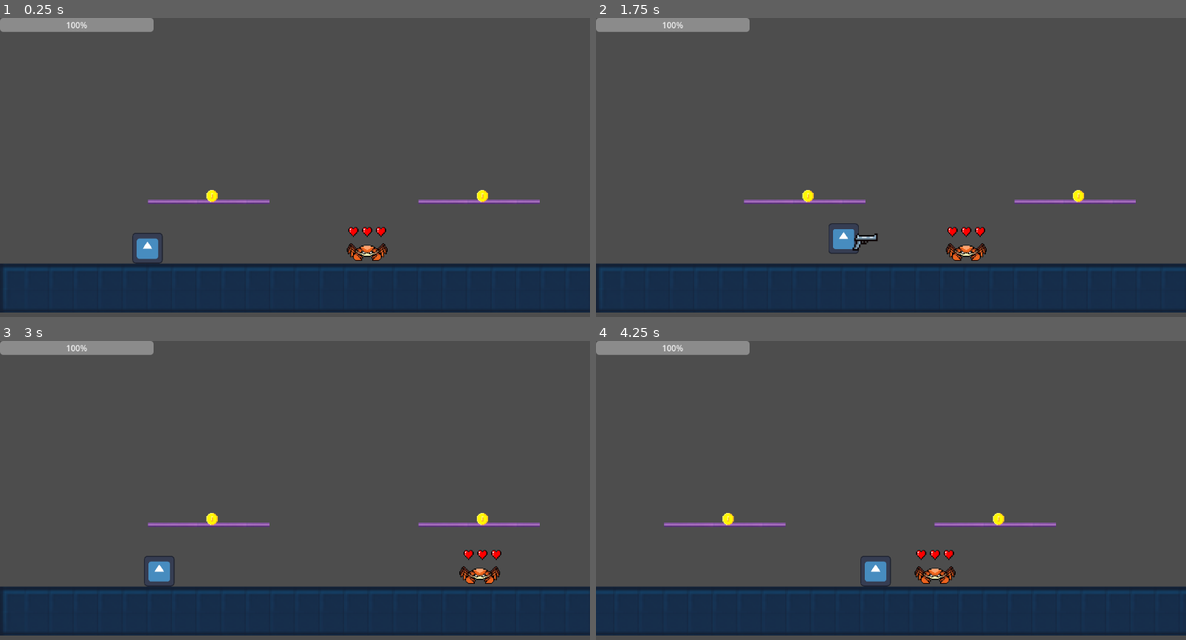
Above: before the commit, frames 1-4 (two rows, left to right).
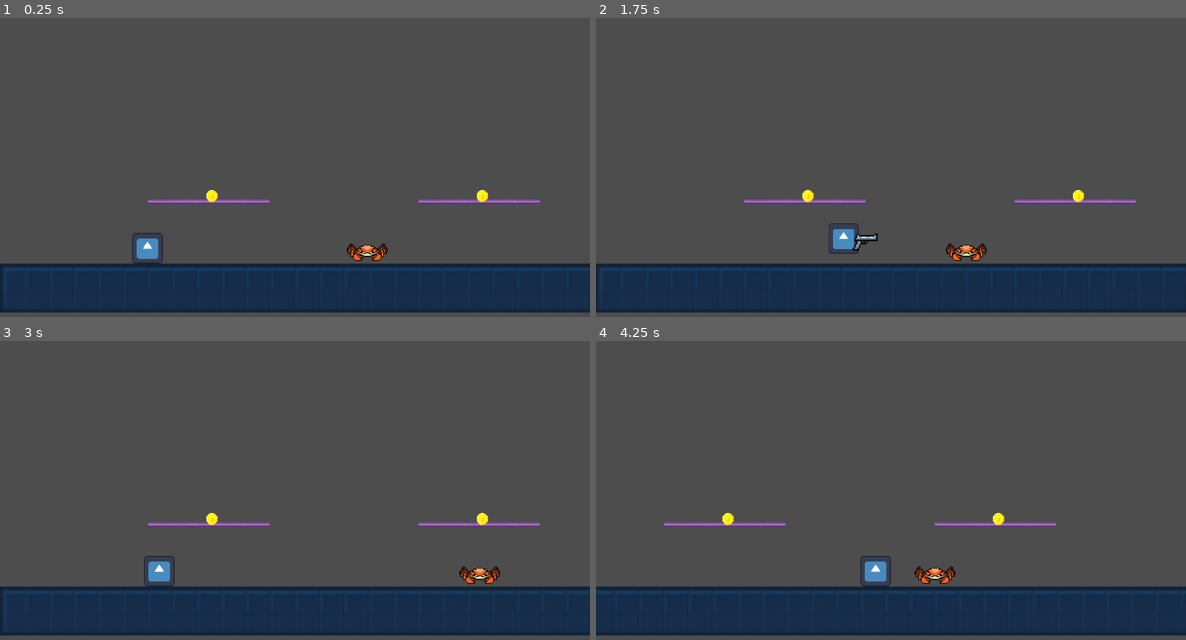
Above: after the commit, the same moments.

Repository: kartikeydino/Github_Project_Final_Prototype
Game: Godot game, scene res://scenes/game.tscn
The game is run twice, just before and just after one commit, with the same random seed, the same clock (stepped at 60 frames per second) and the same inputs. The engine's default icon, where the game draws it, is replaced by a stand-in: a white triangle on a blue panel in a dark square.
Inputs (mouse positions are in pixels of both pictures, inside the frame that each line leads up to):
- Up to frame 1 (0.25 s): no input
- Up to frame 2 (1.75 s): move the mouse to (1020, 167) at 0.52 s; hold Right (right) from 0.53 s (still down); tap E (e) at 0.6, 1.55 s; tap Up (jump) at 0.77, 1.52 s; move the mouse to (773, 200) at 1.27 s; tap C (chat) at 1.35 s
- Up to frame 3 (3 s): move the mouse to (354, 433) at 2.02 s; release Right (right) at 2.03 s; hold Left (left) 2.03-2.78 s; tap E (e) at 2.1 s; move the mouse to (265, 574) at 2.77 s; hold Right (right) from 2.78 s (still down); click (265, 574) at 2.85 s
- Up to frame 4 (4.25 s): keep holding Right (right); tap Up (jump) at 3.02, 3.77 s; tap E (e) at 3.05, 3.6 s; move the mouse to (1068, 556) at 3.52 s

The runs differ from the first frame. In frame 1, 1.3% of the frame differs, in the area x 0-66%, y 0-74%; in frame 2, 1.3%; in frame 3, 1.3%; in frame 4, 1.3%, in the area x 0-61%, y 0-74%.
Error before the commit: Invalid call. Nonexistent function 'set_text' in base 'ProgressBar'. (res://scenes/health_bar.gd:21)

Commit message:
Revert "um"
This reverts commit ef21f33225c1470b1d7345f8a282de6bb990261b.

Diff:
--- a/scenes/cutscene_1_2.tscn
+++ b/scenes/cutscene_1_2.tscn
@@ -44,9 +44,9 @@
 
 [sub_resource type="Curve2D" id="Curve2D_05kct"]
 _data = {
-"points": PackedVector2Array(0, 0, 0, 0, 10, 42, 0, 0, 0, 0, 353, 42, 0, 0, 0, 0, 11, 75)
+"points": PackedVector2Array(0, 0, 0, 0, 10, 42, 0, 0, 0, 0, 353, 42)
 }
-point_count = 3
+point_count = 2
 
 [node name="cutscene1-2" type="Node2D"]
 script = ExtResource("1_rdbo2")
@@ -69,7 +69,7 @@
 shape = SubResource("RectangleShape2D_gujog")
 
 [node name="Path2D" type="Path2D" parent="."]
-position = Vector2(0, 3)
+position = Vector2(0, 64)
 curve = SubResource("Curve2D_05kct")
 
 [node name="PathFollow2D" type="PathFollow2D" parent="Path2D"]
--- a/scenes/enemy.tscn
+++ b/scenes/enemy.tscn
@@ -1,9 +1,8 @@
-[gd_scene load_steps=8 format=3 uid="uid://oj54owqlopb8"]
+[gd_scene load_steps=7 format=3 uid="uid://oj54owqlopb8"]
 
 [ext_resource type="Script" path="res://scripts/enemy.gd" id="1_2qek6"]
 [ext_resource type="Texture2D" uid="uid://yoyupne2pv0x" path="res://images/crab.png" id="1_4muf3"]
 [ext_resource type="PackedScene" uid="uid://bjg0runvudcxx" path="res://scenes/killzone.tscn" id="3_lmrln"]
-[ext_resource type="Texture2D" uid="uid://b1laplh8xowtr" path="res://images/hwaet.png" id="4_2xerl"]
 
 [sub_resource type="CapsuleShape2D" id="CapsuleShape2D_jb1pp"]
 
@@ -23,7 +22,7 @@
 scale = Vector2(0.04, 0.04)
 texture = ExtResource("1_4muf3")
 
-[node name="HitArea" type="CollisionShape2D" parent="."]
+[node name="CollisionShape2D" type="CollisionShape2D" parent="."]
 rotation = 1.5708
 shape = SubResource("CapsuleShape2D_jb1pp")
 
@@ -38,22 +37,5 @@
 rotation = 1.5708
 shape = SubResource("CapsuleShape2D_lm5a2")
 
-[node name="hearts" type="Node2D" parent="."]
-
-[node name="heart1" type="Sprite2D" parent="hearts"]
-position = Vector2(10.5882, -14.1176)
-scale = Vector2(0.03, 0.03)
-texture = ExtResource("4_2xerl")
-
-[node name="heart2" type="Sprite2D" parent="hearts"]
-position = Vector2(-7.10543e-15, -14.1176)
-scale = Vector2(0.03, 0.03)
-texture = ExtResource("4_2xerl")
-
-[node name="heart3" type="Sprite2D" parent="hearts"]
-position = Vector2(-10.5882, -14.1176)
-scale = Vector2(0.03, 0.03)
-texture = ExtResource("4_2xerl")
-
 [connection signal="body_entered" from="Area2D" to="." method="_on_area_2d_body_entered"]
 [connection signal="body_exited" from="Area2D" to="." method="_on_area_2d_body_exited"]
--- a/scenes/game.gd
+++ /dev/null
@@ -1,16 +0,0 @@
-extends Node2D
-
-# 1. Use the correct paths to your Player and HealthBar nodes.
-# Please adjust these paths if your node names or hierarchy are different!
-@onready var player_node = $Player
-@onready var health_bar_ui = $CanvasLayer/HealthBar
-
-func _ready():
-	# Crucially, check if the nodes were successfully found before calling functions on them.
-	if is_instance_valid(player_node) and is_instance_valid(health_bar_ui):
-		# 2. Call the setup function defined in health_bar.gd
-		health_bar_ui.initialize_bar(player_node)
-	else:
-		# This will print an error if the paths are wrong or nodes are missing
-		# which helps debugging!
-		print("ERROR: Could not find Player node or HealthBar UI node in the scene tree.")
--- a/scenes/game.tscn
+++ b/scenes/game.tscn
@@ -1,11 +1,9 @@
-[gd_scene load_steps=10 format=3 uid="uid://7y3nggd3g2wp"]
+[gd_scene load_steps=8 format=3 uid="uid://7y3nggd3g2wp"]
 
-[ext_resource type="Script" path="res://scenes/game.gd" id="1_kt3jf"]
 [ext_resource type="PackedScene" uid="uid://ctojtks6xfkq2" path="res://scenes/level_1.tscn" id="2_io8us"]
 [ext_resource type="PackedScene" uid="uid://lnwsvasuetke" path="res://scenes/player.tscn" id="2_stp4v"]
 [ext_resource type="PackedScene" uid="uid://cbg6da4heteqc" path="res://scenes/level_2.tscn" id="3_w7pmj"]
 [ext_resource type="PackedScene" uid="uid://dw68ml82g4owk" path="res://scenes/level_3.tscn" id="4_4gnmx"]
-[ext_resource type="PackedScene" uid="uid://byr7pn5utuvva" path="res://scenes/health_bar.tscn" id="6_42h0s"]
 
 [sub_resource type="RectangleShape2D" id="RectangleShape2D_qt20y"]
 size = Vector2(20, 238)
@@ -17,7 +15,6 @@
 size = Vector2(30.5, 237)
 
 [node name="game" type="Node2D"]
-script = ExtResource("1_kt3jf")
 
 [node name="Player" parent="." instance=ExtResource("2_stp4v")]
 position = Vector2(0, -16)
@@ -43,7 +40,3 @@
 
 [node name="level_3" parent="." instance=ExtResource("4_4gnmx")]
 position = Vector2(1008, 0)
-
-[node name="CanvasLayer" type="CanvasLayer" parent="."]
-
-[node name="HealthBar" parent="CanvasLayer" instance=ExtResource("6_42h0s")]
--- a/scenes/health_bar.gd
+++ /dev/null
@@ -1,24 +0,0 @@
-extends Control
-
-@onready var health_bar = $ProgressBar
-
-# Call this function to initialize the health bar when the player loads
-func initialize_bar(player_node):
-	# 1. Set the initial max and current values
-	health_bar.max_value = player_node.max_health
-	health_bar.value = player_node.health
-
-	# 2. Connect the player's health_changed signal to this script's update function
-	# This ensures the bar updates whenever the player's health changes.
-	player_node.health_changed.connect(_on_player_health_changed)
-
-# This function is called every time the player's health_changed signal is emitted
-func _on_player_health_changed(new_health, max_health):
-	# Update the ProgressBar's value
-	health_bar.value = new_health
-
-	# Optional: Update the text displayed on the progress bar
-	health_bar.set_text(str(new_health) + " / " + str(max_health))
-
-# For a nice visual touch, you can customize the progress bar's fill color
-# by adding a StyleBoxFlat to the "Fill" style property in the Inspector.
--- a/scenes/health_bar.tscn
+++ /dev/null
@@ -1,17 +0,0 @@
-[gd_scene load_steps=2 format=3 uid="uid://byr7pn5utuvva"]
-
-[ext_resource type="Script" path="res://scenes/health_bar.gd" id="1_wd5xi"]
-
-[node name="HealthBar" type="Control"]
-layout_mode = 3
-anchors_preset = 0
-offset_right = 40.0
-offset_bottom = 40.0
-script = ExtResource("1_wd5xi")
-
-[node name="ProgressBar" type="ProgressBar" parent="."]
-layout_mode = 0
-offset_right = 300.0
-offset_bottom = 27.0
-step = 1.0
-value = 100.0
--- a/scripts/enemy.gd
+++ b/scripts/enemy.gd
@@ -14,46 +14,20 @@
 # Get the gravity from the project settings
 var gravity = ProjectSettings.get_setting("physics/2d/default_gravity")
 @onready var enemy_sprite = $Sprite2D # Assuming your enemy has a Sprite2D child
-@onready var heart1 = $hearts/heart1
-@onready var heart2 = $hearts/heart2
-@onready var heart3 = $hearts/heart3
-
-# The function the bullet will call when it hits the enemy
-# THIS FUNCTION IS ESSENTIAL FOR THE BULLET TO WORK!
-func take_damage(damage_amount):
-	health -= damage_amount
-	print("Enemy took damage. Health remaining: " + str(health))
-
-	_update_heart_visuals() # Update visuals immediately after taking damage
-
-	# Check if the enemy is defeated
-	if health <= 0:
-		queue_free() # Destroys the enemy node
-
-# Updates the visibility of the heart icons based on current health
-func _update_heart_visuals():
-	if health == 3:
-		heart1.visible = true
-		heart2.visible = true
-		heart3.visible = true
-	elif health == 2:
-		heart1.visible = false
-		heart2.visible = true
-		heart3.visible = true
-	elif health == 1:
-		heart1.visible = false
-		heart2.visible = false
-		heart3.visible = true
-	else: # health <= 0
-		heart1.visible = false
-		heart2.visible = false
-		heart3.visible = false
 
 # This function runs when the enemy enters the scene tree
 func _ready():
 	# Record the starting X position for the patrol route
 	starting_x = position.x
-	_update_heart_visuals() # Set initial state of hearts
+
+# The function the bullet will call when it hits the enemy
+func take_damage(damage_amount):
+	health -= damage_amount
+	print("Enemy took damage. Health remaining: " + str(health))
+
+	# Check if the enemy is defeated
+	if health <= 0:
+		queue_free() # Destroys the enemy node
 
 func _physics_process(delta):
 
@@ -85,12 +59,6 @@
 	if body.has_method("player"):
 		SPEED = 100
 
-	# === THE LIKELY ROOT CAUSE IS HERE: PLAYER'S COLLISION SCRIPT ===
-	# If the Player is hitting the Enemy, you should check the Player's script
-	# to see what it does when it collides with something named 'Enemy'.
-	# The Player's script should call a function like 'body.player_take_damage(self.damage)'
-	# on the Player node, NOT 'body.take_damage' on the Enemy node.
-
 
 func _on_area_2d_body_exited(body):
 	if body.has_method("player"):
--- a/scripts/killzone.gd
+++ b/scripts/killzone.gd
@@ -1,18 +1,8 @@
 extends Area2D
 
-# NEW: Define how much damage the killzone deals
-@export var damage_amount: int = 5
 
 func _on_body_entered(body):
-	# Check if the body has the 'player' function, and now, the 'take_damage' function
 	if body.has_method("player"):
-		# Check if the player has the new damage handling function
-		if body.has_method("take_damage"):
-			# Deal damage to the player
-			body.take_damage(damage_amount)
-		else:
-			# Fallback: If player doesn't have the take_damage function (old version),
-			# reload the scene (original logic).
-			get_tree().reload_current_scene()
-			variables.death_count += 1
-			variables.levels_discovered = 1
+		get_tree().reload_current_scene()
+		variables.death_count += 1
+		variables.levels_discovered = 1
--- a/scripts/player.gd
+++ b/scripts/player.gd
@@ -4,10 +4,6 @@
 @onready var gun = $gun
 @onready var camera = $Camera2D
 
-# --- HEALTH VARIABLES ---
-var max_health = 5
-var health = max_health
-signal health_changed(new_health, max_health)
 
 const JUMP_VELOCITY = -300.0
 var jump_count = 0
@@ -19,16 +15,13 @@
 var gun_equipped = false
 # Set gun_cooldown to true so the player can fire initially
 var gun_cooldown = true
+# Initialize gun_direction to 1 (right)
 var gun_direction = 1
-
 var bullet_pos = Input.get_axis("left", "right")
 
 # Get the gravity from the project settings to be synced with RigidBody nodes.
 var gravity = ProjectSettings.get_setting("physics/2d/default_gravity")
 
-func _ready():
-	# Emit the initial health value when the player spawns
-	emit_signal("health_changed", health, max_health)
 
 func _physics_process(delta):
 
@@ -102,26 +95,6 @@
 func player():
 	pass
 
-# --- NEW: Function to handle incoming damage ---
-func take_damage(damage_amount):
-	health -= damage_amount
-	health = max(0, health) # Prevent health from going below zero
-	print("Player took damage. Health remaining: " + str(health))
-
-	# Signal the UI to update the health bar
-	emit_signal("health_changed", health, max_health)
-
-	if health <= 0:
-		die()
-
-# --- NEW: Function to handle player death ---
-func die():
-	print("Player Died!")
-	# Reload scene logic (from your killzone script)
-	get_tree().reload_current_scene()
-	variables.death_count += 1
-	variables.levels_discovered = 1
-
 # --- NEW: Function called by the Coin ---
 func collect_coin(amount):
 	coins += amount
Not shown, changed: export_presets.cfg
Binary file removed: images/heaaaarts.png
Not shown, removed: images/heaaaarts.png.import
Binary file removed: images/hwaet.png
Not shown, removed: images/hwaet.png.import
Not shown, added: protottype.console.exe
Not shown, changed: protottype.exe
Not shown, changed: protottype.zip
Not shown, changed: prototype.exe
